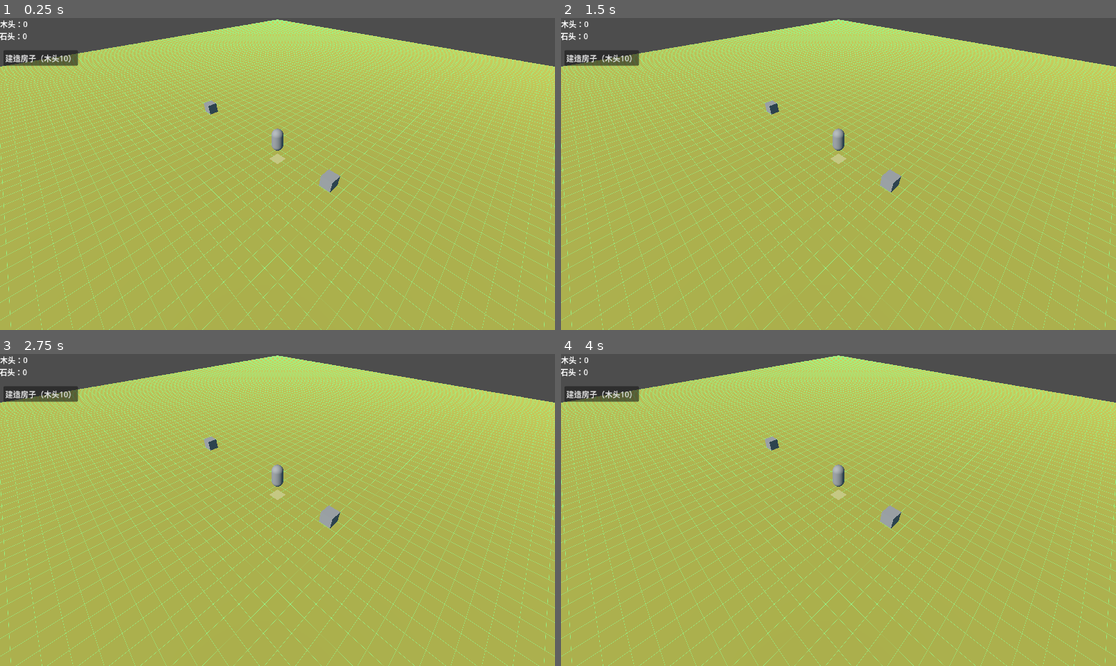
Above: before the commit, frames 1-4 (two rows, left to right).
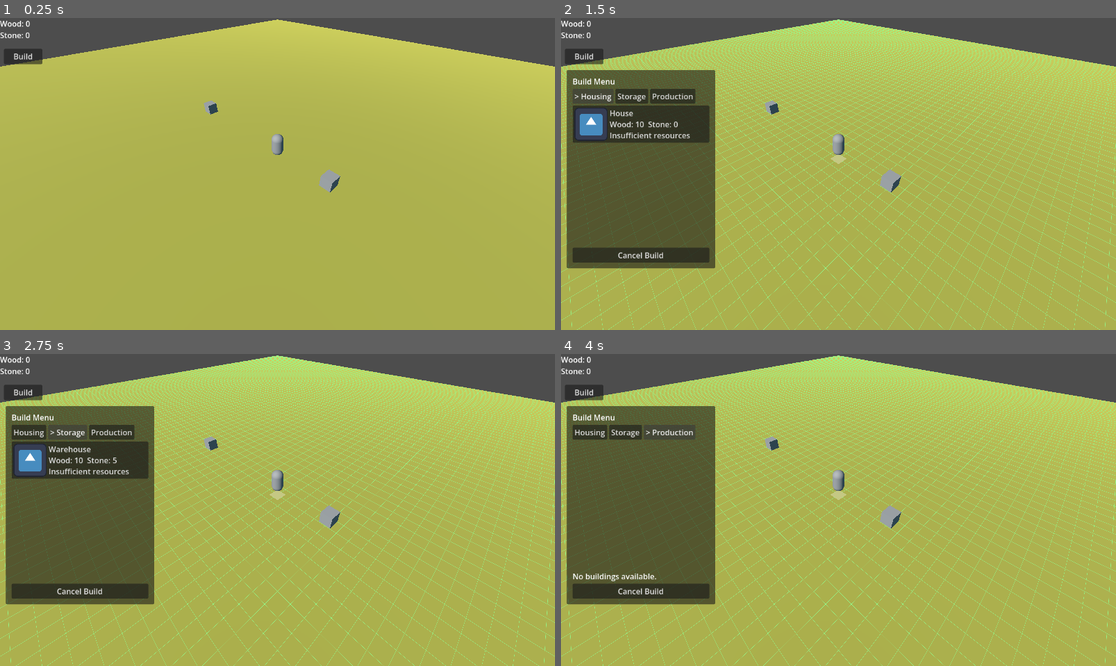
Above: after the commit, the same moments.

Repository: lx18093574415-dev/START
Game: Godot game, scene res://node_3d.tscn
Same seed, same stepped clock (60 frames per second), same inputs: the game is played once before the commit and once after it. The engine's default icon, where the game draws it, is replaced by a stand-in: a white triangle on a blue panel in a dark square.
Inputs (mouse positions are in pixels of both pictures, inside the frame that each line leads up to):
- Up to frame 1 (0.25 s): no input
- Up to frame 2 (1.5 s): click "建造房子（木头10）" (after the commit: "Build") at 0.5 s; click (594, 96) at 1.25 s, where only the run after the commit has a clickable "> Housing"
- Up to frame 3 (2.75 s): click (72, 432) at 2 s, where only the run after the commit has a clickable "Storage"
- Up to frame 4 (4 s): click (588, 432) at 2.75 s, where only the run after the commit has a clickable "Housing"; click (672, 432) at 3.5 s, where only the run after the commit has a clickable "Production"

The runs differ from the first frame. In frame 1, 9.0% of the frame differs, in the area x 0-100%, y 0-100%; in frame 2, 18%, in the area x 0-52%, y 0-81%; in frame 3, 18%; in frame 4, 18%.

Commit message:
Wire build system into main scene

Diff:
--- a/node_3d.tscn
+++ b/node_3d.tscn
@@ -1,14 +1,17 @@
 [gd_scene format=3 uid="uid://cable1vxw2bf0"]
 
-[ext_resource type="Script" uid="uid://c1crwbxdiytxi" path="res://Scripts/Player/player.gd" id="1_a202f"]
-[ext_resource type="Script" uid="uid://b4bc8vj4yov1j" path="res://Scripts/Player/camera_3d.gd" id="2_noarx"]
-[ext_resource type="Script" uid="uid://dkw5qnns4uqwh" path="res://Scripts/Building/BuildingData.gd" id="2_tereu"]
-[ext_resource type="Script" uid="uid://cj5rvdsp84hc0" path="res://Scripts/Player/game_manager.gd" id="3_a0tk4"]
-[ext_resource type="Resource" uid="uid://b4dge5eqyd7x7" path="res://House.tres" id="3_cdqbm"]
-[ext_resource type="Material" uid="uid://cnncp54f0yh1g" path="res://Materials/new_wangge_material_3d.tres" id="3_i5arm"]
-[ext_resource type="Resource" uid="uid://biyki6j8vyjwj" path="res://Warehouse.tres" id="4_imku0"]
-[ext_resource type="Script" uid="uid://en8hu5ataerq" path="res://Scripts/Resource/tree.gd" id="4_jka67"]
-[ext_resource type="Script" uid="uid://mc5e8ld6sam0" path="res://Scripts/Resource/stone.gd" id="5_i5arm"]
+[ext_resource type="Script" uid="uid://c1crwbxdiytxi" path="res://Scripts/Player/player.gd" id="1_player"]
+[ext_resource type="Script" uid="uid://b4bc8vj4yov1j" path="res://Scripts/Player/camera_3d.gd" id="2_camera"]
+[ext_resource type="Script" uid="uid://dkw5qnns4uqwh" path="res://Scripts/Building/BuildingData.gd" id="3_building_data"]
+[ext_resource type="Script" uid="uid://cgk7vi3fc62gh" path="res://Scripts/UI/hud.gd" id="4_hud"]
+[ext_resource type="Script" uid="uid://bx1v6aijfvss2" path="res://Scripts/Building/build_system.gd" id="5_build_system"]
+[ext_resource type="PackedScene" path="res://Scenes/UI/BuildMenu.tscn" id="6_build_menu"]
+[ext_resource type="Script" uid="uid://cj5rvdsp84hc0" path="res://Scripts/Player/game_manager.gd" id="7_game_manager"]
+[ext_resource type="Resource" uid="uid://b4dge5eqyd7x7" path="res://House.tres" id="8_house_data"]
+[ext_resource type="Material" uid="uid://cnncp54f0yh1g" path="res://Materials/new_wangge_material_3d.tres" id="9_grid_material"]
+[ext_resource type="Resource" uid="uid://biyki6j8vyjwj" path="res://Warehouse.tres" id="10_warehouse_data"]
+[ext_resource type="Script" uid="uid://en8hu5ataerq" path="res://Scripts/Resource/tree.gd" id="11_tree"]
+[ext_resource type="Script" uid="uid://mc5e8ld6sam0" path="res://Scripts/Resource/stone.gd" id="12_stone"]
 
 [sub_resource type="Environment" id="Environment_jka67"]
 ambient_light_source = 2
@@ -47,8 +50,7 @@
 [node name="Player" type="CharacterBody3D" parent="." unique_id=1024245236]
 transform = Transform3D(1, 0, 0, 0, 1, 0, 0, 0, 1, 0, 0.99542904, 0)
 collision_layer = 8
-script = ExtResource("1_a202f")
-buildings = Array[ExtResource("2_tereu")]([ExtResource("3_cdqbm"), ExtResource("4_imku0")])
+script = ExtResource("1_player")
 
 [node name="CollisionShape3D" type="CollisionShape3D" parent="Player" unique_id=688643373]
 shape = SubResource("CapsuleShape3D_r3fl7")
@@ -72,42 +74,49 @@
 physics_material_override = SubResource("PhysicsMaterial_noarx")
 
 [node name="CollisionShape3D" type="CollisionShape3D" parent="Ground/StaticBody3D" unique_id=2104419002]
+transform = Transform3D(1, 0, 0, 0, 1, 0, 0, 0, 1, 0, -0.5, 0)
 shape = SubResource("BoxShape3D_a0tk4")
 
 [node name="GridOverlay" type="MeshInstance3D" parent="Ground" unique_id=1894467122]
 transform = Transform3D(1, 0, 0, 0, 1, 0, 0, 0, 1, 0, 0.02, 0)
-material_override = ExtResource("3_i5arm")
+material_override = ExtResource("9_grid_material")
 mesh = SubResource("PlaneMesh_jka67")
 
+[node name="Buildings" type="Node3D" parent="." unique_id=266746687]
+
 [node name="UI" type="CanvasLayer" parent="." unique_id=1441267746]
+script = ExtResource("4_hud")
 
 [node name="Label" type="Label" parent="UI" unique_id=1261894539]
-offset_right = 58.0
+offset_right = 120.0
 offset_bottom = 23.0
-text = "木头：0
-"
+text = "Wood: 0"
 
 [node name="Label2" type="Label" parent="UI" unique_id=561569872]
-offset_left = -1.0
-offset_top = 25.0
-offset_right = 57.0
-offset_bottom = 74.0
-text = "石头：0
-"
+offset_top = 24.0
+offset_right = 120.0
+offset_bottom = 47.0
+text = "Stone: 0"
 
 [node name="BuildButton" type="Button" parent="UI" unique_id=1005885223]
-offset_left = 7.0
-offset_top = 67.0
-offset_right = 38.0
+offset_left = 8.0
+offset_top = 64.0
+offset_right = 88.0
 offset_bottom = 96.0
-text = "建造房子（木头10）"
+text = "Build"
 
-[node name="GameManager" type="Node3D" parent="." unique_id=903669153]
-script = ExtResource("3_a0tk4")
+[node name="BuildMenu" parent="UI" unique_id=1610709304 instance=ExtResource("6_build_menu")]
+
+[node name="GameManager" type="Node" parent="." unique_id=903669153]
+script = ExtResource("7_game_manager")
+
+[node name="BuildSystem" type="Node" parent="." unique_id=1507301232]
+script = ExtResource("5_build_system")
+buildings = Array[ExtResource("3_building_data")]([ExtResource("8_house_data"), ExtResource("10_warehouse_data")])
 
 [node name="tree" type="Node3D" parent="." unique_id=580232921 groups=["tree"]]
 transform = Transform3D(1, 0, 0, 0, 1, 0, 0, 0, 1, 5.43648, 0, 0)
-script = ExtResource("4_jka67")
+script = ExtResource("11_tree")
 
 [node name="MeshInstance3D" type="MeshInstance3D" parent="tree" unique_id=93284757]
 transform = Transform3D(1, 0, 0, 0, 1, 0, 0, 0, 1, 0, 0.5699742, 0)
@@ -135,4 +144,4 @@
 [node name="CollisionShape3D" type="CollisionShape3D" parent="stone/StaticBody3D" unique_id=172052820]
 shape = SubResource("BoxShape3D_r3fl7")
 
-[connection signal="pressed" from="UI/BuildButton" to="GameManager" method="_on_build_button_pressed"]
+[connection signal="pressed" from="UI/BuildButton" to="BuildSystem" method="_on_build_button_pressed"]
Not shown: 2 places in node_3d.tscn that only renumber resources
